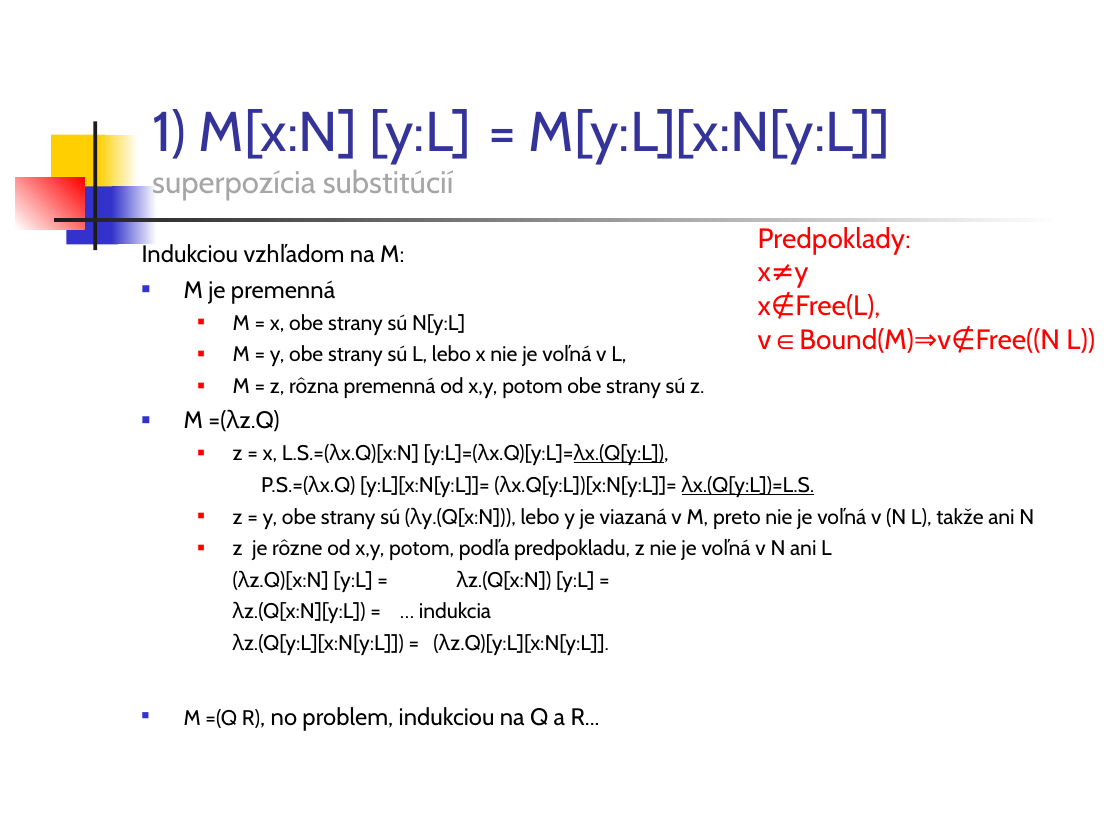
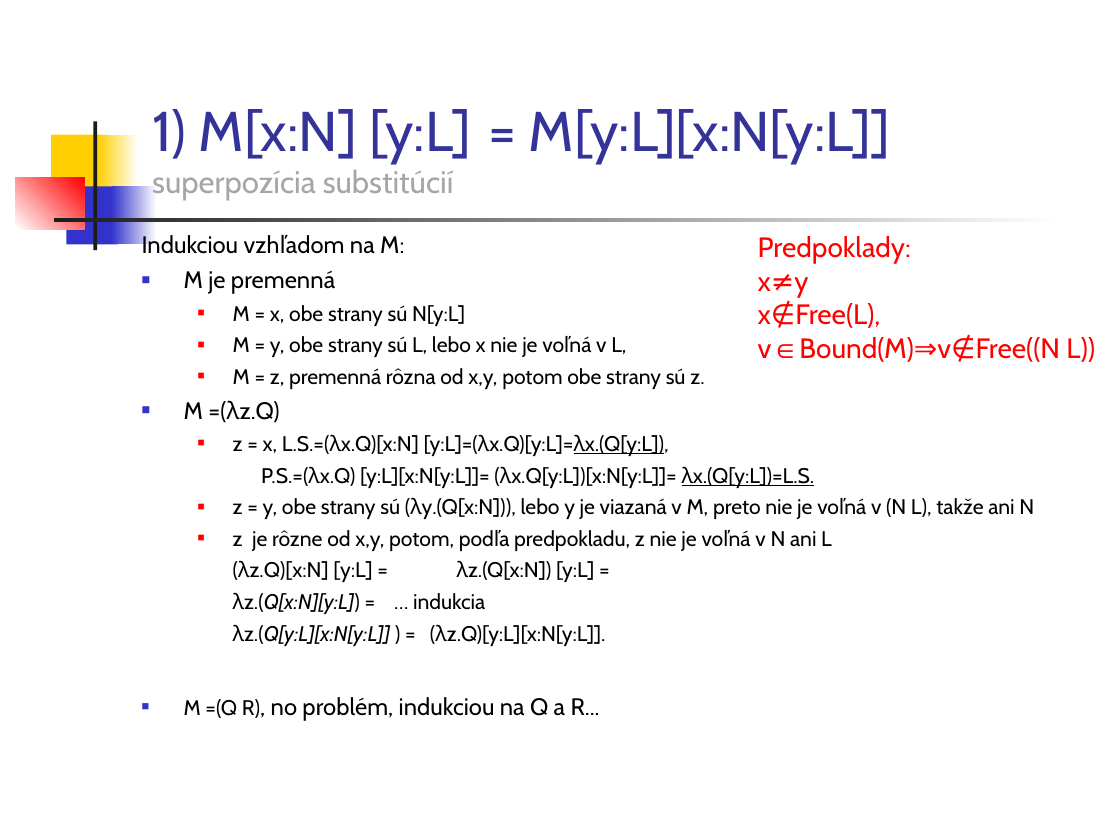
Before and after one commit to Funkcionalne/Prednasky, a slide deck: slide 20 of 05/05_fpro.ppt (slide 19 before the commit). Drawn at 1120x840 pixels with LibreOffice and Linux fonts; fonts in the diff are those of the drawing. Boxes give left, top, right and bottom in pixels: in the first picture for what was removed or moved away, otherwise in the second. Text is boxed around its words. In the diff, an @@ line names an element or a change of style, - is before the commit and + after.

```diff
--- a/05/05_fpro.ppt
+++ b/05/05_fpro.ppt
@@ text "Indukciou vzhľadom na M:": place and size @@
-text "Indukciou vzhľadom na M:" at <box>142,242,1034,731</box>
+text "Indukciou vzhľadom na M:" at <box>142,232,1034,721</box>
@@ text "Predpoklady:": place and size @@
-text "Predpoklady:" at <box>758,227,1095,353</box>
+text "Predpoklady:" at <box>758,236,1095,362</box>
@@ text at <box>233,368,704,389</box>: text changed @@
-  ■ M = z, rôzna premenná od x,y, potom obe strany sú z.
+  ■ M = z, premenná rôzna od x,y, potom obe strany sú z.
@@ text at <box>233,592,485,614</box>: italic on in "λz.(Q[x:N][y:L])" @@
@@ text at <box>184,624,606,721</box>: text changed @@
-  λz.(Q[y:L][x:N[y:L]]) = (λz.Q)[y:L][x:N[y:L]].
-■ M =(Q R), no problem, indukciou na Q a R...
+  λz.(Q[y:L][x:N[y:L]] ) = (λz.Q)[y:L][x:N[y:L]].
+■ M =(Q R), no problém, indukciou na Q a R...
```
Also in this commit, not shown: 20 other slides changed, 2 slides added, 1 other file.
